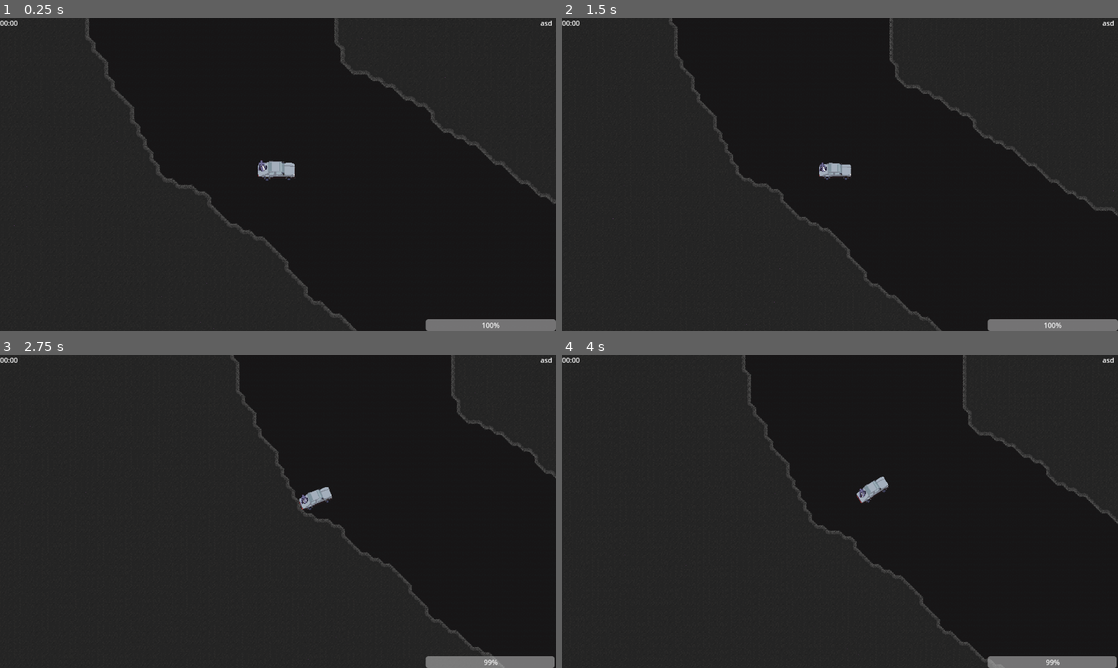
Above: before the commit, frames 1-4 (two rows, left to right).
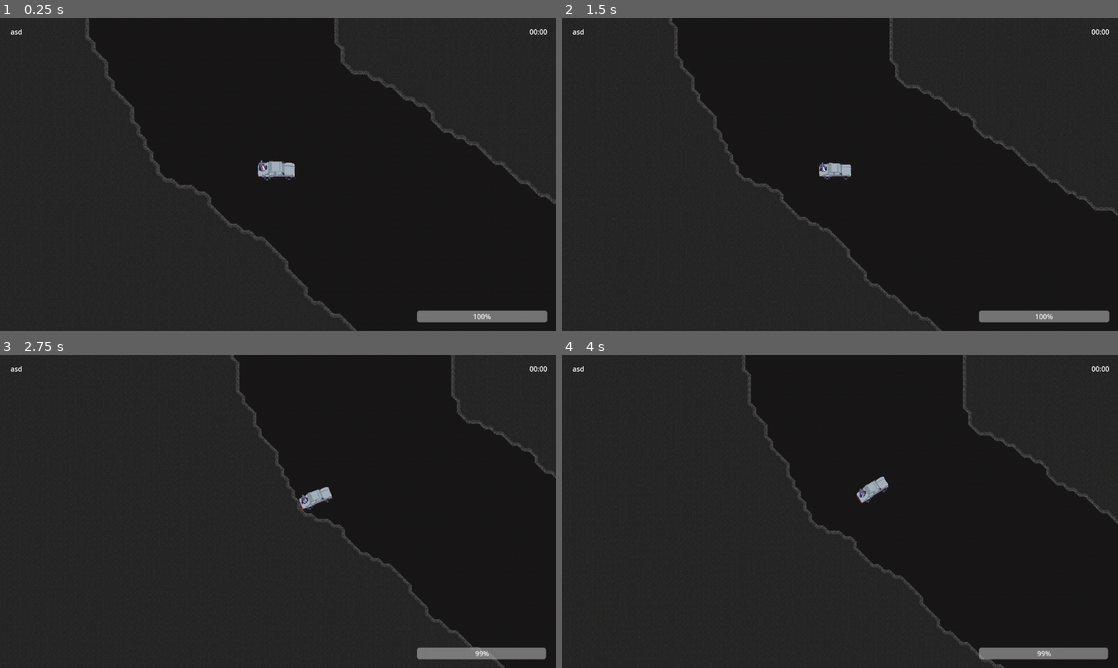
Above: after the commit, the same moments.

Repository: ViscondeDev/overlap
Game: Godot game, scene res://base_game.tscn
The game is run twice, just before and just after one commit, with the same random seed, the same clock (stepped at 60 frames per second) and the same inputs.
Inputs:
- Up to frame 1 (0.25 s): no input
- Up to frame 2 (1.5 s): hold D (move_right) 0.53-1.28 s; tap Space (special) at 0.6, 1.35 s; tap Enter at 1.25 s; hold S (move_down) from 1.28 s (still down)
- Up to frame 3 (2.75 s): release S (move_down) at 2.03 s; hold D (move_right) from 2.03 s (still down); tap Space (special) at 2.1 s
- Up to frame 4 (4 s): release D (move_right) at 2.78 s; hold W (move_up) 2.78-3.53 s; tap Space (special) at 2.85, 3.6 s; hold A (move_left) from 3.53 s (still down)

The runs differ from the first frame. In frame 1, 1.5% of the frame differs, in the area x 0-100%, y 0-100%; in frame 2, 1.5%; in frame 3, 1.5%; in frame 4, 1.5%.

Commit message:
cleaned a lil

Diff:
--- a/2d_world/de_lorean/health.gd
+++ b/2d_world/de_lorean/health.gd
@@ -8,6 +8,7 @@
 
 var current_health:int:
 	set(value):
+		value = clamp(value, 0, max_health)
 		current_health = value
 		health_changed.emit()
 		if current_health <= 0:
@@ -21,14 +22,13 @@
 
 func _on_body_entered(body: Node2D) -> void:
 	if not body is PhysicsBody2D: return
-
 	current_health -= _calculate_damage(player, body)
 
-func _calculate_damage(body1: CharacterBody2D, body2: PhysicsBody2D) -> int:
-	var speed1: Vector2 = body1.velocity
-	var speed2: Vector2 = body2.velocity if body2 is CharacterBody2D else Vector2.ZERO
-	var relative_velocity :Vector2 = speed2 - speed1
-	var angle: Vector2 = (body2.global_position - body1.global_position).normalized()
-	var tangent: float = relative_velocity.normalized().dot(angle)
-	var damage = int((relative_velocity * tangent).length() * speed_to_damage_ratio)
-	return damage
+func _calculate_damage(body1: DeLorean, body2: PhysicsBody2D) -> int:
+	var _speed1: Vector2 = body1.velocity
+	var _speed2: Vector2 = body2.velocity if body2 is CharacterBody2D else Vector2.ZERO
+	var _relative_velocity :Vector2 = _speed2 - _speed1
+	var _angle: Vector2 = (body2.global_position - body1.global_position).normalized()
+	var _tangent: float = _relative_velocity.normalized().dot(_angle)
+	var _damage = int((_relative_velocity * _tangent).length() * speed_to_damage_ratio)
+	return _damage
--- a/2d_world/level.gd
+++ b/2d_world/level.gd
@@ -2,7 +2,40 @@
 extends Node2D
 
 @export var time_limit: int
+@export var powerup_scripts: Array[Script] = [
+		preload("res://2d_world/power_up/focus.gd"),
+		preload("res://2d_world/power_up/heal.gd"),
+		preload("res://2d_world/power_up/sprint.gd")]
+
+var powerups: Array[PowerUp]
+var power_up_coordinates: Array[Vector2i]
+var power_up_selected: PowerUp:
+	set(value):
+		power_up_selected = value
+		EventsManager.got_power_up.emit()
 
 func _ready() -> void:
 	EventsManager.current_level = self
 	EventsManager.time_left = time_limit
+	_populate_power_ups()
+
+
+func _populate_power_ups() -> void:
+	powerups.clear()
+	for powerup in powerup_scripts:
+		if powerup == null: return
+		var instance: PowerUp = powerup.new()
+		powerups.append(instance)
+
+
+func get_power_up(collectable: PoweUpCollectable) -> void:
+	var powerup:PowerUp = powerups.pick_random().duplicate()
+	power_up_selected = powerup
+	collectable.global_position = power_up_coordinates.pick_random()
+
+
+func use_power_up() -> void:
+	if power_up_selected == null: return
+	get_tree().get_first_node_in_group("Player").add_child(power_up_selected)
+	power_up_selected = null
+	EventsManager.used_power_up.emit()
--- a/2d_world/power_up/focus.gd
+++ b/2d_world/power_up/focus.gd
@@ -1,5 +1,7 @@
 class_name Focus
 extends PowerUp
+
+var icon_texture: CompressedTexture2D = preload("res://2d_world/power_up/focus.png")
 
 func _ready() -> void:
 	_focus()
--- a/2d_world/power_up/heal.gd
+++ b/2d_world/power_up/heal.gd
@@ -1,7 +1,8 @@
 class_name Heal
 extends PowerUp
+
+var icon_texture: CompressedTexture2D = preload("res://2d_world/power_up/heal.png")
 
 func _ready() -> void:
 	var health: Health = get_tree().get_first_node_in_group("Health")
 	health.current_health += health.max_health / 2
-	clamp(health.current_health, 0, health.max_health)
--- a/2d_world/power_up/power_up_collectable.gd
+++ b/2d_world/power_up/power_up_collectable.gd
@@ -6,8 +6,9 @@
 var active: bool = false
 
 func _ready() -> void:
-	power_up_collected.connect(EventsManager.get_power_up.bind(self))
 	EventsManager.lap_completed.connect(_activate)
+	await get_tree().process_frame
+	power_up_collected.connect(EventsManager.current_level.get_power_up.bind(self))
 
 
 func _activate() -> void:
--- a/2d_world/power_up/sprint.gd
+++ b/2d_world/power_up/sprint.gd
@@ -1,5 +1,7 @@
 class_name Sprint
 extends PowerUp
+
+var icon_texture: CompressedTexture2D = preload("res://2d_world/power_up/sprint.png")
 
 const ENGINE_BOOST: int = 200
 const MAX_SPEED_BOOST: int = 250
--- a/UI/HUD/hud.gd
+++ b/UI/HUD/hud.gd
@@ -1,4 +1,11 @@
 extends Control
+
+@onready var timer: Label = %Timer
+@onready var laps_display: Label = %LapsDisplay
+@onready var selected_power_up: TextureRect = %SelectedPowerUp
+@onready var health_bar: ProgressBar = %HealthBar
+
+
 
 func _ready() -> void:
 	var health: Health =  get_tree().get_first_node_in_group("Health")
@@ -10,25 +17,21 @@
 
 
 func _process(_delta: float) -> void:
-	$Timer.text = EventsManager.get_time_pretty()
+	timer.text = EventsManager.get_time_pretty()
 
 
 func display_powerup() -> void:
-	var powerup:PowerUp = EventsManager.power_up_selected
-	if powerup is Focus:
-		$TextureRect.texture = load("res://2d_world/power_up/focus.png")
-	elif powerup is Sprint:
-		$TextureRect.texture = load("res://2d_world/power_up/sprint.png")
-	elif powerup is Heal:
-		$TextureRect.texture = load("res://2d_world/power_up/heal.png")
+	var powerup:PowerUp = EventsManager.current_level.power_up_selected
+	if powerup == null:
+		selected_power_up.texture = null
 	else:
-		$TextureRect.texture = null
+		selected_power_up.texture = powerup.icon_texture
 
 
 func display_laps() -> void:
-	$Laps.text = str("Laps : %02d" % EventsManager.laps_completed)
+	laps_display.text = str("Laps : %02d" % EventsManager.laps_completed)
 
 
 func update_health(health: Health) -> void:
-	$ProgressBar.max_value = health.max_health
-	$ProgressBar.value = health.current_health
+	health_bar.max_value = health.max_health
+	health_bar.value = health.current_health
--- a/base_game.tscn
+++ b/base_game.tscn
@@ -8,8 +8,7 @@
 
 [node name="UI" type="CanvasLayer" parent="."]
 
-[node name="HUD" type="Control" parent="UI"]
-layout_mode = 3
+[node name="HUD" type="MarginContainer" parent="UI"]
 anchors_preset = 15
 anchor_right = 1.0
 anchor_bottom = 1.0
@@ -17,45 +16,38 @@
 grow_vertical = 2
 size_flags_horizontal = 3
 size_flags_vertical = 3
+theme_override_constants/margin_left = 20
+theme_override_constants/margin_top = 20
+theme_override_constants/margin_right = 20
+theme_override_constants/margin_bottom = 20
 script = ExtResource("1_lei07")
 
 [node name="Timer" type="Label" parent="UI/HUD"]
-layout_mode = 0
-offset_right = 40.0
-offset_bottom = 23.0
+unique_name_in_owner = true
+layout_mode = 2
+size_flags_horizontal = 8
+size_flags_vertical = 0
 text = " asd"
 
-[node name="Laps" type="Label" parent="UI/HUD"]
-layout_mode = 1
-anchors_preset = 1
-anchor_left = 1.0
-anchor_right = 1.0
-offset_left = -40.0
-offset_bottom = 23.0
-grow_horizontal = 0
+[node name="LapsDisplay" type="Label" parent="UI/HUD"]
+unique_name_in_owner = true
+layout_mode = 2
+size_flags_horizontal = 0
+size_flags_vertical = 0
 text = " asd"
 
-[node name="TextureRect" type="TextureRect" parent="UI/HUD"]
-layout_mode = 1
-anchors_preset = 2
-anchor_top = 1.0
-anchor_bottom = 1.0
-offset_top = -64.0
-offset_right = 64.0
-grow_vertical = 0
+[node name="SelectedPowerUp" type="TextureRect" parent="UI/HUD"]
+unique_name_in_owner = true
+layout_mode = 2
+size_flags_horizontal = 0
+size_flags_vertical = 8
 
-[node name="ProgressBar" type="ProgressBar" parent="UI/HUD"]
+[node name="HealthBar" type="ProgressBar" parent="UI/HUD"]
+unique_name_in_owner = true
 custom_minimum_size = Vector2(300, 20)
-layout_mode = 1
-anchors_preset = 3
-anchor_left = 1.0
-anchor_top = 1.0
-anchor_right = 1.0
-anchor_bottom = 1.0
-offset_left = -4.0
-offset_top = -27.0
-grow_horizontal = 0
-grow_vertical = 0
+layout_mode = 2
+size_flags_horizontal = 8
+size_flags_vertical = 8
 
 [node name="Level" parent="." instance=ExtResource("2_l8n8p")]
 time_limit = 15
--- a/common/tile_map_exporter.gd
+++ b/common/tile_map_exporter.gd
@@ -7,7 +7,7 @@
 func _ready() -> void:
 	if Engine.is_editor_hint(): return
 	get_parent().add_child.call_deferred(level)
-	export_boundaries()
+	map_tilemap()
 	var level_screenshot: Image = await export_image()
 
 	var sprite = Sprite2D.new()
@@ -67,20 +67,23 @@
 	return image
 
 
-func export_boundaries() -> void:
+func map_tilemap() -> void:
 	const PHYSICS_LAYER := 0
+	const ROAD_TERRAIN := 0
 	var road_tiles_coordinates: Array[Vector2i]
 	for tile_coords in get_used_cells():
 		var tile_data: TileData = get_cell_tile_data(tile_coords)
-		if tile_data.terrain == 0:
+		if tile_data.terrain == ROAD_TERRAIN:
 			road_tiles_coordinates.append(tile_coords * tile_set.tile_size)
 
 		if tile_data.get_collision_polygons_count(PHYSICS_LAYER) == 0: continue
-
 		for polygon in range(0, tile_data.get_collision_polygons_count(PHYSICS_LAYER)):
 			var polygon_points: PackedVector2Array = tile_data.get_collision_polygon_points(PHYSICS_LAYER, polygon)
 			if polygon_points.size() == 0: continue
 			polygon_points = _offset_polygons_to_tile(polygon_points,tile_coords)
 			_create_collision_shape(polygon_points)
 	level.add_child(boudaries)
-	EventsManager.power_up_coordinates = road_tiles_coordinates
+	await get_tree().process_frame
+	await get_tree().process_frame
+
+	EventsManager.current_level.power_up_coordinates = road_tiles_coordinates
--- a/rules/events_manager.gd
+++ b/rules/events_manager.gd
@@ -7,9 +7,7 @@
 @export var current_level: Level
 @export var ui: CanvasLayer
 
-var power_up_selected: PowerUp
-var power_up_coordinates: Array[Vector2i]
-var powerups: Array[PowerUp] = [Focus.new(), Sprint.new(), Heal.new()]
+# Laps & clock
 var laps_completed: int = -1
 var current_player_path: PlayerPath
 var time_left: float
@@ -21,7 +19,7 @@
 
 func _process(delta: float) -> void:
 	if Input.is_action_just_pressed("special"):
-		use_power_up()
+		current_level.use_power_up()
 	if current_player_path.state == PlayerPath.State.RECORDING:
 		_tick_timer(delta)
 
@@ -45,16 +43,3 @@
 		lap_completed.emit()
 	else:
 		current_player_path.state = PlayerPath.State.RECORDING
-
-
-func get_power_up(collectable: PoweUpCollectable) -> void:
-	var powerup:PowerUp = powerups.pick_random().duplicate()
-	power_up_selected = powerup
-	got_power_up.emit()
-	collectable.global_position = power_up_coordinates.pick_random()
-
-func use_power_up() -> void:
-	if power_up_selected == null: return
-	get_tree().get_first_node_in_group("Player").add_child(power_up_selected)
-	power_up_selected = null
-	used_power_up.emit()
